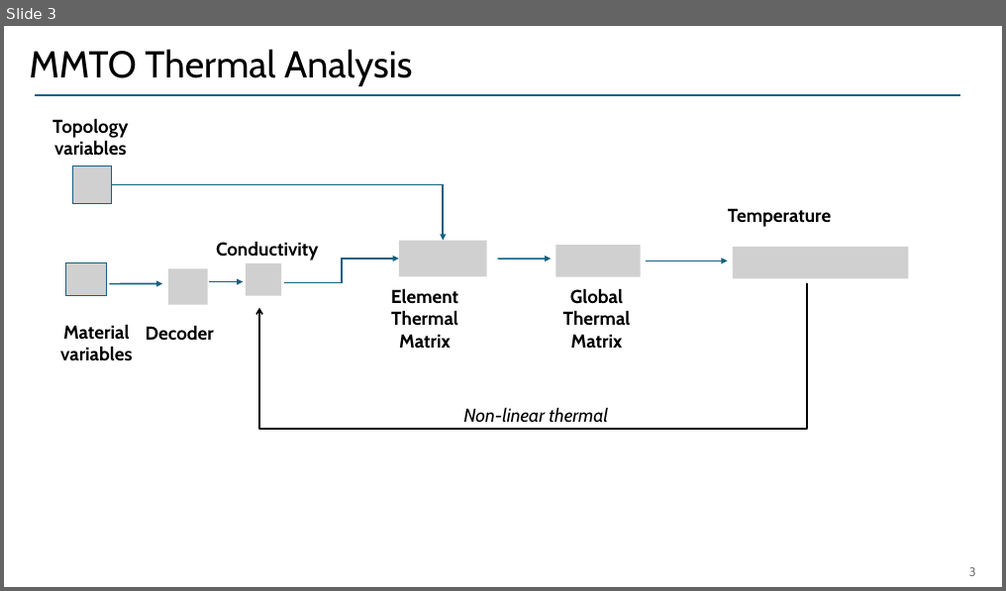
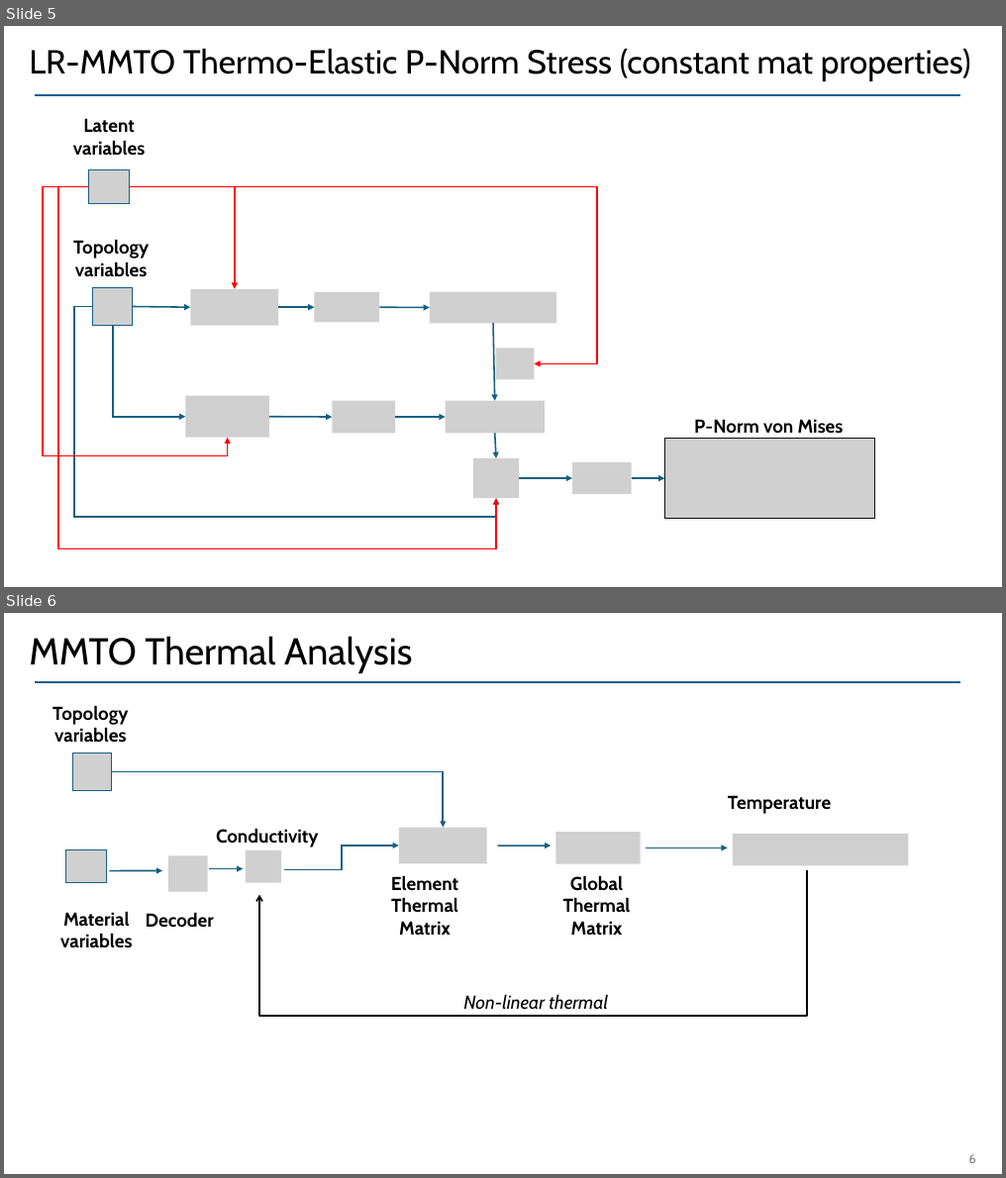
Before and after one commit to UW-ERSL/METALS, a slide deck: Slides/MMTOSensitivities.pptx. Shown one above the other, each under a label of ours: slide 3 before the commit, slides 5 and 6 after it. The pictures are 1006x591 and 1006x1178 pixels, drawn with LibreOffice and Linux fonts; fonts in the diff are those of the drawing; grey boxes stand for pictures. Boxes give left, top, right and bottom in pixels: in the first picture for what was removed or moved away, otherwise in the second. Text is boxed around its words. In the diff, an @@ line names an element or a change of style, - is before the commit and + after.

Commit message:
Removed the use of torch in MMTO_obj_cons_sensitivity

```diff
--- a/Slides/MMTOSensitivities.pptx
+++ b/Slides/MMTOSensitivities.pptx
@@ slide 5 added at bbox=[4, 26, 1002, 587], background #FFFFFF; not listed: 1 template element that a slide beside it also shows @@
@@ text added at bbox=[29, 48, 971, 81], 32 pt, text #000000 @@
+LR-MMTO Thermo-Elastic P-Norm Stress (constant mat properties)
@@ text added at bbox=[73, 118, 145, 156], 18 pt, text #000000, bold @@
+Latent variables
@@ picture added at bbox=[88, 171, 129, 203] @@
@@ elbow arrow added from (88, 187) to (227, 438), #FF0000 1.5 pt @@
@@ elbow arrow added from (88, 187) to (496, 498), #FF0000 1.5 pt @@
@@ elbow arrow added from (130, 187) to (235, 289), #FF0000 1.5 pt @@
@@ elbow arrow added from (130, 187) to (534, 365), #FF0000 1.5 pt @@
@@ text added at bbox=[73, 239, 149, 277], 18 pt, text #000000, bold @@
+Topology variables
@@ picture added at bbox=[93, 288, 132, 325] @@
@@ picture added at bbox=[190, 289, 279, 326] @@
@@ picture added at bbox=[315, 292, 380, 322] @@
@@ picture added at bbox=[430, 291, 557, 323] @@
@@ elbow arrow added from (93, 307) to (496, 498), #156082 1.5 pt @@
@@ arrow added from (132, 307) to (190, 307), #156082 1.5 pt @@
@@ arrow added from (279, 307) to (315, 307), #156082 1.5 pt @@
@@ arrow added from (380, 307) to (430, 307), #156082 1.5 pt @@
@@ elbow arrow added from (113, 325) to (185, 417), #156082 1.5 pt @@
@@ arrow added from (493, 323) to (495, 401), #156082 1.5 pt @@
@@ picture added at bbox=[496, 348, 534, 379] @@
@@ picture added at bbox=[185, 396, 269, 438] @@
@@ picture added at bbox=[332, 401, 395, 433] @@
@@ picture added at bbox=[445, 401, 545, 433] @@
@@ arrow added from (269, 417) to (332, 417), #156082 1.5 pt @@
@@ arrow added from (395, 417) to (445, 417), #156082 1.5 pt @@
@@ arrow added from (495, 433) to (496, 459), #156082 1.5 pt @@
@@ picture added at bbox=[665, 439, 874, 519] @@
@@ text added at bbox=[694, 419, 844, 439], 18 pt, text #000000, bold @@
+P-Norm von Mises
@@ picture added at bbox=[473, 459, 519, 498] @@
@@ picture added at bbox=[572, 463, 632, 494] @@
@@ arrow added from (519, 478) to (572, 478), #156082 1.5 pt @@
@@ arrow added from (632, 478) to (665, 478), #156082 1.5 pt @@
@@ what was slide 3 is now slide 6 @@
@@ page number at bbox=[969, 1155, 976, 1163]: text changed @@
-3
+6
```
Also in this commit, not shown: 2 slides changed, 2 other slides added, 11 other files.
